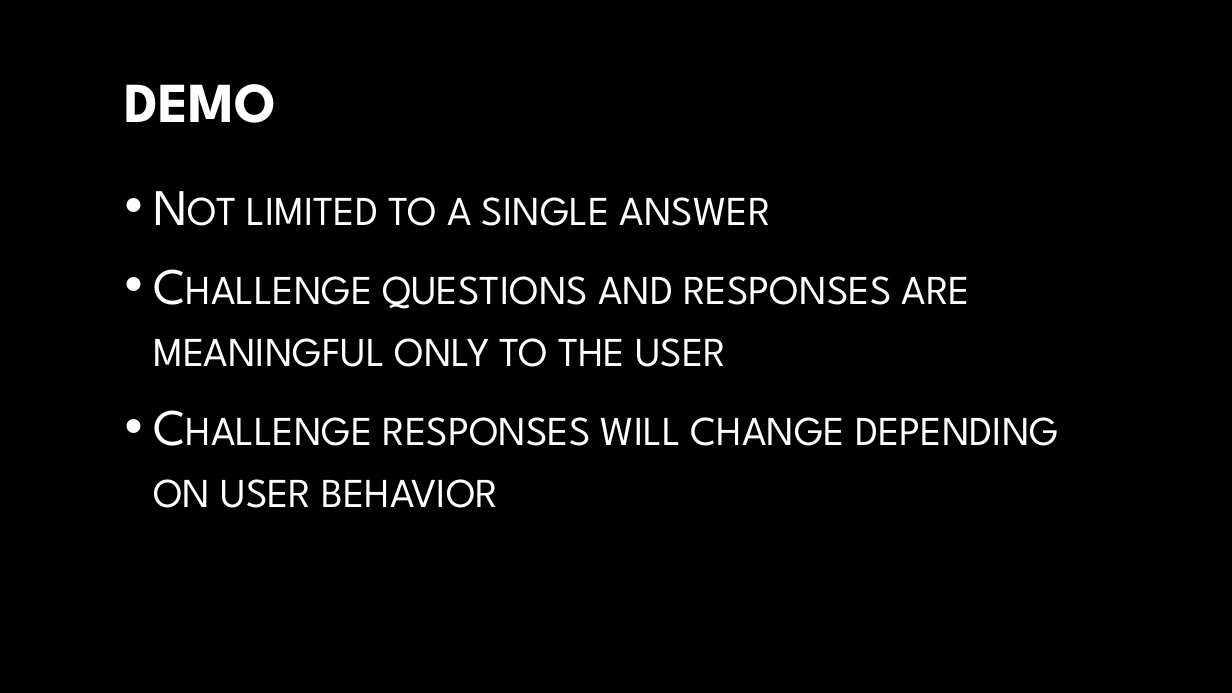
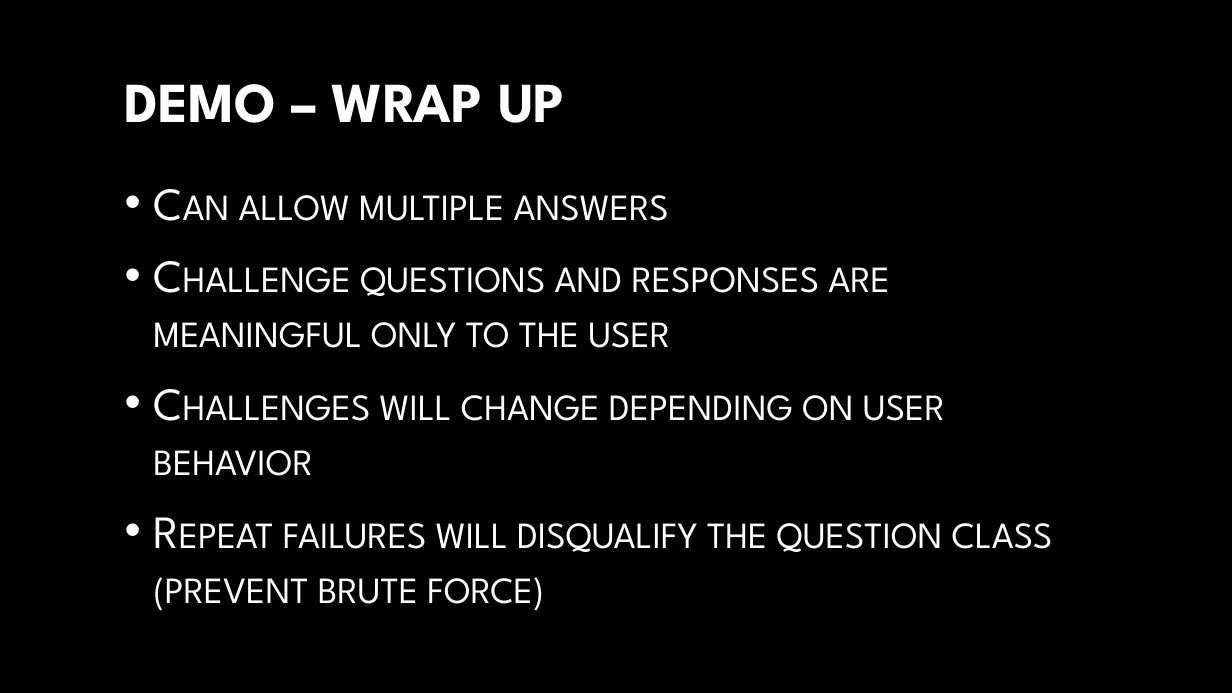
Before and after one commit to aaronk313/dsi, a slide deck: slide 18 of capstone-aaronkim.pptx. Drawn at 1232x693 pixels with LibreOffice and Linux fonts; fonts in the diff are those of the drawing; background and template pictures are left out. Boxes give left, top, right and bottom in pixels: in the first picture for what was removed or moved away, otherwise in the second. Text is boxed around its words. In the diff, an @@ line names an element or a change of style, - is before the commit and + after.

```diff
--- a/capstone-aaronkim.pptx
+++ b/capstone-aaronkim.pptx
@@ title at box(125, 84, 565, 123): text changed @@
-DEMO
+DEMO – WRAP UP
@@ text at box(239, 195, 669, 221): text changed; size 40 to 36 pt @@
-• Not limited to a single answer
+• Can allow multiple answers
@@ text at box(153, 267, 890, 348): size 40 to 36 pt in "Challenge questions and responses are meaningful only ..." @@
@@ text at box(153, 395, 1053, 611): text changed; size 40 to 36 pt @@
-• Challenge responses will change depending on user behavior
+• Challenges will change depending on user behavior
+• Repeat failures will disqualify the question class (prevent brute force)
```
Also in this commit, not shown: 11 other slides changed, 4 other files.
